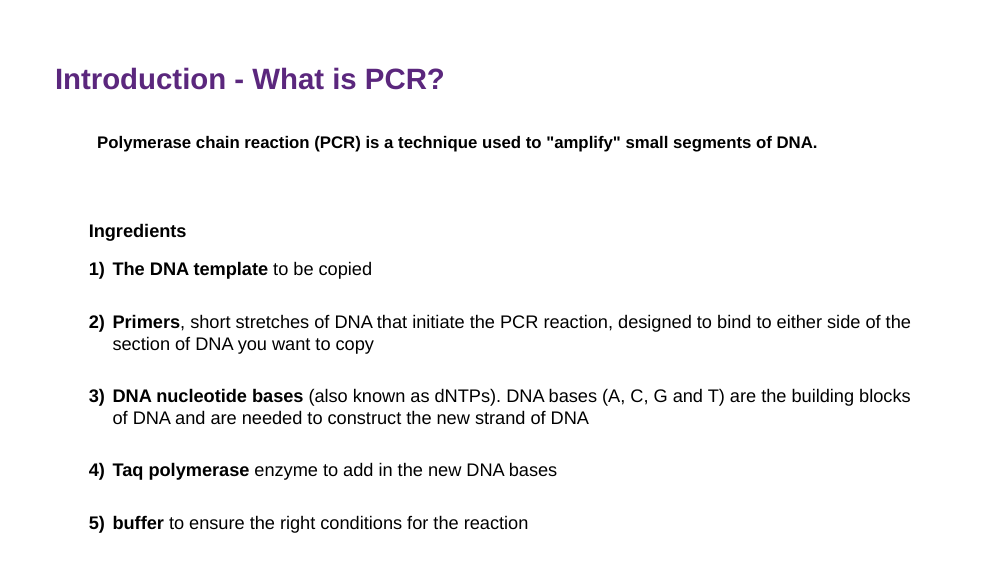
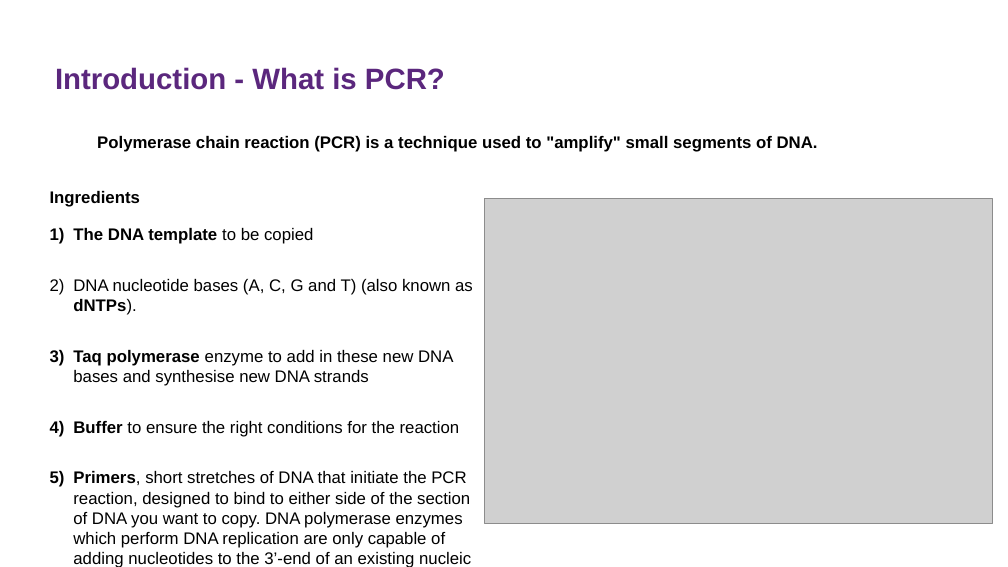
Before and after one commit to sanjaynagi/AnoPrimer, a slide deck: slide 3 of agamPrimer.odp (slide 4 before the commit). Drawn at 1008x567 pixels with LibreOffice and Linux fonts; fonts in the diff are those of the drawing; grey boxes stand for pictures; background and template pictures are left out. Boxes give left, top, right and bottom in pixels: in the first picture for what was removed or moved away, otherwise in the second. Text is boxed around its words. In the diff, an @@ line names an element or a change of style, - is before the commit and + after.

```diff
--- a/agamPrimer.odp
+++ b/agamPrimer.odp
@@ text added at (50,191,473,567), 12 pt, text #000000 @@
+Ingredients
+1) The DNA template to be copied
+2) DNA nucleotide bases (A, C, G and T) (also known as dNTPs).
+3) Taq polymerase enzyme to add in these new DNA bases and synthesise new DNA strands
+4) Buffer to ensure the right conditions for the reaction
+5) Primers, short stretches of DNA that initiate the PCR reaction, designed to bind to either side of the section of DNA you want to copy. DNA polymerase enzymes which perform DNA replication are only capable of adding nucleotides to the 3’-end of an existing nucleic acid, requiring a primer be bound to the template before the polymerase can begin a complementary strand.
@@ picture added at (485,199,992,524) @@
@@ text removed at (89,223,911,533) @@
-Ingredients
-1) The DNA template to be copied
-2) Primers, short stretches of DNA that initiate the PCR reaction, designed to bind to either side of the section of DNA you want to copy
-3) DNA nucleotide bases (also known as dNTPs). DNA bases (A, C, G and T) are the building blocks of DNA and are needed to construct the new strand of DNA
-4) Taq polymerase enzyme to add in the new DNA bases
-5) buffer to ensure the right conditions for the reaction
```
Also in this commit, not shown: 8 other slides changed, 1 slide removed, 2 other files.
